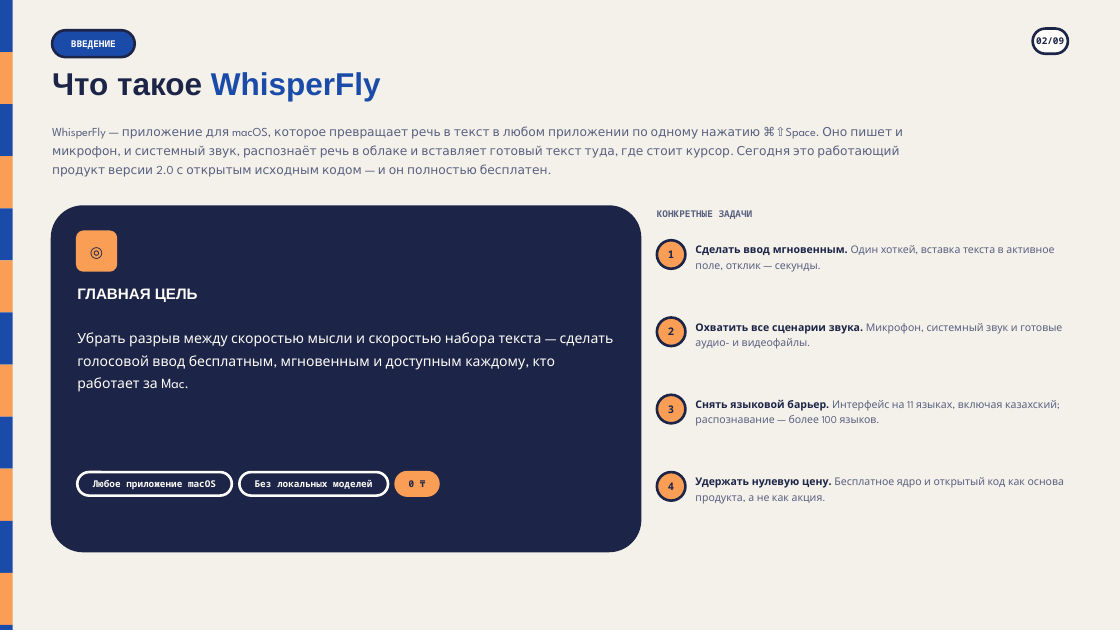
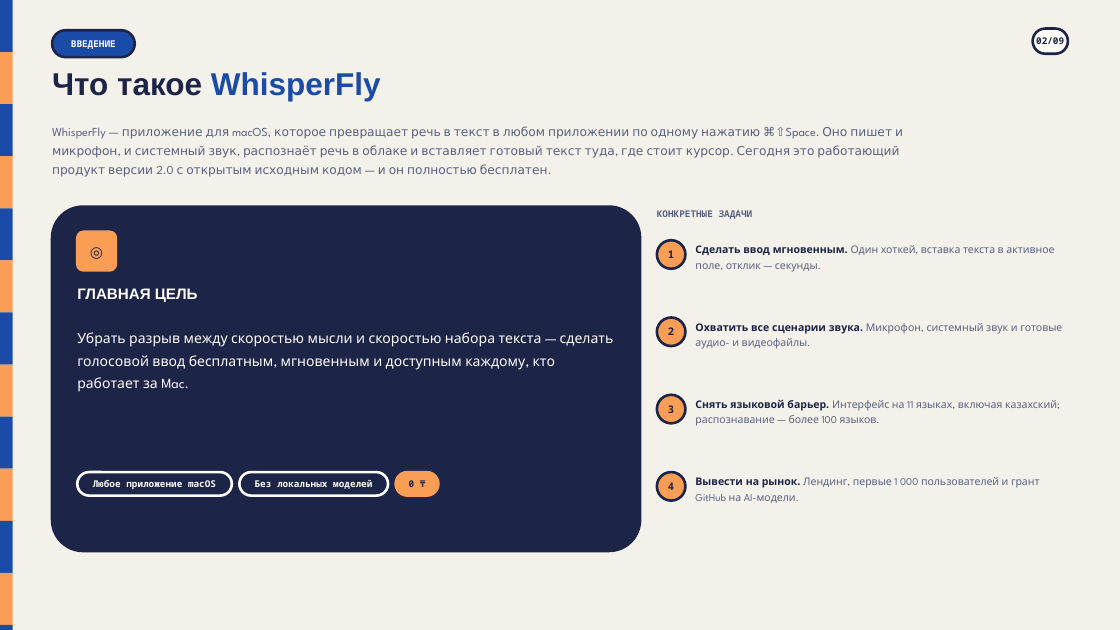
Before and after one commit to dandysuper/whisperfly-pitch, a slide deck: slide 2 of WhisperFly-Pitch-RU.pptx. Drawn at 1120x630 pixels with LibreOffice and Linux fonts; fonts in the diff are those of the drawing. Boxes give left, top, right and bottom in pixels: in the first picture for what was removed or moved away, otherwise in the second. Text is boxed around its words. In the diff, an @@ line names an element or a change of style, - is before the commit and + after.

```diff
--- a/WhisperFly-Pitch-RU.pptx
+++ b/WhisperFly-Pitch-RU.pptx
@@ text at bbox=[695, 477, 1040, 503]: text changed @@
-Удержать нулевую цену. Бесплатное ядро и открытый код как основа продукта, а не как акция.
+Вывести на рынок. Лендинг, первые 1 000 пользователей и грант GitHub на AI-модели.
```
Also in this commit, not shown: 7 other slides changed, 6 other files.
